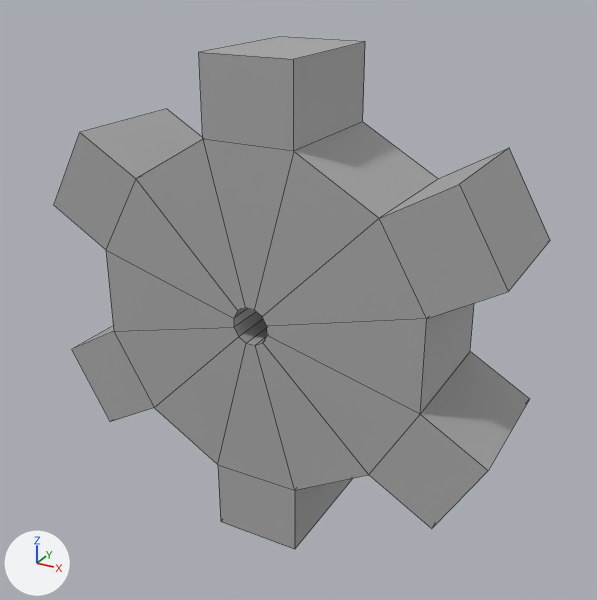
A saved change to the FBX model MayaFiles/MiddleCog.fbx.
Both versions are drawn from a 50 mm lens placed at (0.00128, -0.002251, 0.00113), pointed at (0.000019, 0.000041, -0.000016). The lights are fixed; the arrows at lower left show +X, +Y and +Z. Mesh edges are drawn as thin lines. Where no turn or scale is listed for an object, it has been applied to the vertices.

The older version as bpy lines, for what is in view:
```python
me_mesh = bpy.data.meshes.new('Mesh')
me_mesh.from_pydata(...)  # 72 vertices, 72 faces; spans x -0.0008..0.0008, y -0.00024..0.00024, z -0.00083..0.00083
me_mesh.materials.append(mat_standardsurface1)  # grey #aaaaaa
ob_pasted__polysurface10 = bpy.data.objects.new('pasted__polySurface10', me_mesh)
ob_pasted__polysurface10.location = (0.000001, -0.000004, -0.000003)
```
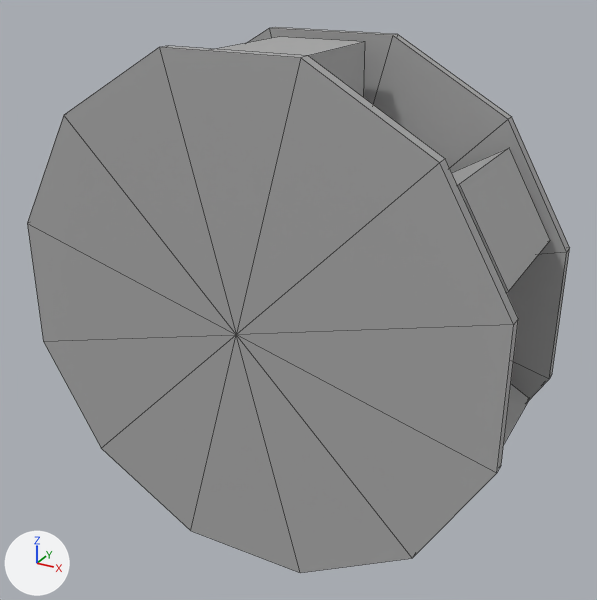
Where the newer file only moved an object's origin or applied its transform, the numbers keep the older frame.

The change, as a list of edits to the scene's bpy script:
```text
Change me_mesh:
    where me_mesh.from_pydata(...)  # 72 vertices, 72 faces; spans x -0.0008..0.0008, y -0.00024..0.00024, z -0.00083..0.00083
    used by ob_pasted__polysurface10; location = (0.000001, -0.000004, -0.000003)
    me_mesh part 1: a new loose piece, a 12-sided cylinder along y spanning x -0.000869..0.000837, y -0.000297..-0.000254, z -0.000859..0.000846, in mat_standardsurface1 (grey #aaaaaa)
    me_mesh part 2: a new loose piece, a 12-sided cylinder along y spanning x -0.000869..0.000837, y 0.000315..0.000357, z -0.000859..0.000846, in mat_standardsurface1 (grey #aaaaaa)
```

Boxes [x1, y1, x2, y2] around the edits, measured in the pictures (597 x 600 px):
'pasted__polySurface10', reshaped (9% wider, 6% taller)
    before: [54, 36, 550, 550]
    after: [27, 27, 570, 573]
part 1 of me_mesh, added
    after: [27, 46, 518, 573]
part 2 of me_mesh, added
    after: [247, 27, 570, 399]
